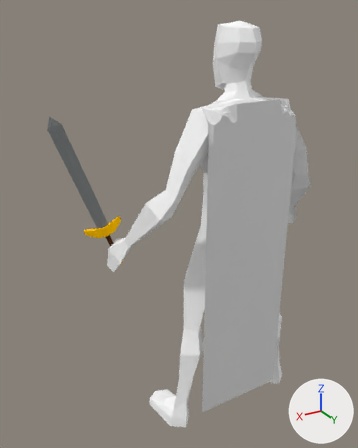
The Blender file Assets/Models/Characters/LowPolyMan.blend: old version first, new version second.
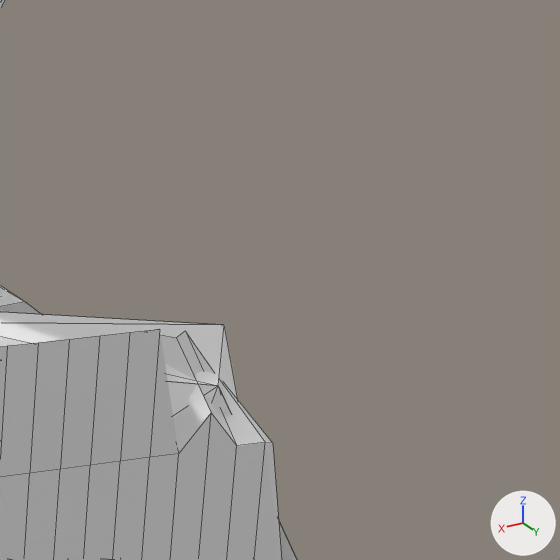
The first picture shows the older version from a 50 mm camera at (3.99, 4.95, 2.26) aimed at (0.54, -0.8, -0.61). The close-ups show the older and then the newer version on the part from 72% to 93% of the width and 12% to 29% of the height of that picture. Only the edits that show in the close-ups are written down. Every picture has the same lights, and +X, +Y and +Z are marked at lower right. The close-ups show mesh edges as thin lines.

The first close-up shows 'BASE_Low Poly Man_0', 'Plane'.
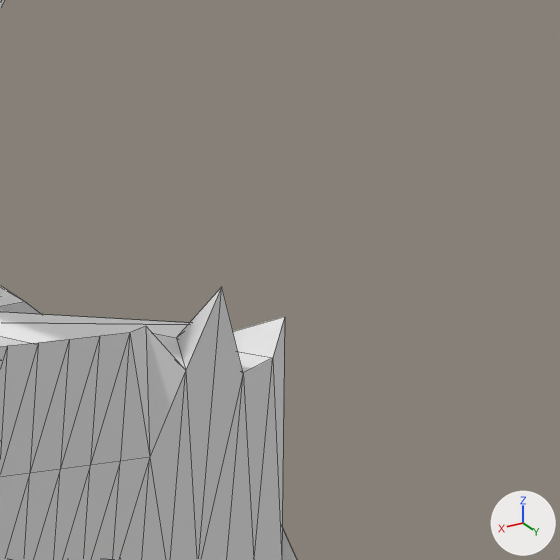
The newer file is also turned or shifted as a whole; pictures and numbers use the older file's frame.

Where the change shows, as pixel boxes [x1, y1, x2, y2] in the close-ups (560 x 560 px; the box of a moved part takes in the faces that stretch with it):
```json
{"object": "Plane", "change": "reshaped, modifiers changed", "before": [0, 329, 282, 560], "after": [0, 287, 285, 560]}
{"part": 1, "of": "me_plane_001", "change": "moved or reshaped", "before": [120, 329, 282, 560], "after": [120, 287, 285, 560]}
```

The change, as JSON lines over the scene's bpy script:
```json
{"block": "me_plane_001", "where": "# used by ob_plane; location = (0.0, 0.15, -1.053); rotation_euler = (1.571, 0.0, 0.0), in degrees (90, 0, 0); scale = (0.7, 2.29, 1.0)"}
{"block": "me_plane_001", "where": "# before: 103 (-0.9, 0.9, 0.0) at pixel (265, 442), 123 (-0.81, 0.9, 0.0) at pixel (236, 445), 163 (-0.62, 0.9, 0.0) at pixel (178, 453)"}
{"op": "remove", "block": "me_plane_001", "code": "me_plane_001.from_pydata(...)  # 484 vertices, 441 faces; spans x -1.0..1.0, y -1.0..1.0, z 0.0..0.21"}
{"op": "add", "block": "me_plane_001", "code": "me_plane_001.from_pydata(...)  # 484 vertices, 441 faces; spans x -1.0..1.0, y -1.0..1.03, z 0.0..0.21"}
{"block": "me_plane_001", "change": "me_plane_001 part 1"}
{"op": "add", "block": "me_plane_001", "code": "for i in [103, 123, 163]: me_plane_001.vertices[i].co += Vector((0.0, 0.06, 0.0))"}
{"op": "set", "path": "me_plane_001.vertices[4].co", "old": "(-0.97, 0.9, 0.03)", "new": "(-0.97, 1.0, 0.03)", "note": "pixel (272, 443) -> pixel (284, 316)"}
{"op": "set", "path": "me_plane_001.vertices[79].co", "old": "(-0.52, 1.0, 0.0)", "new": "(-0.52, 1.0, 0.03)", "note": "pixel (159, 329) -> pixel (145, 325)"}
{"op": "set", "path": "me_plane_001.vertices[143].co", "old": "(-0.71, 0.93, 0.0)", "new": "(-0.71, 1.03, 0.0)", "note": "pixel (211, 412) -> pixel (221, 286)"}
{"op": "add", "block": "ob_plane", "code": "_m = ob_plane.modifiers.new('Triangulate', 'TRIANGULATE')"}
```
